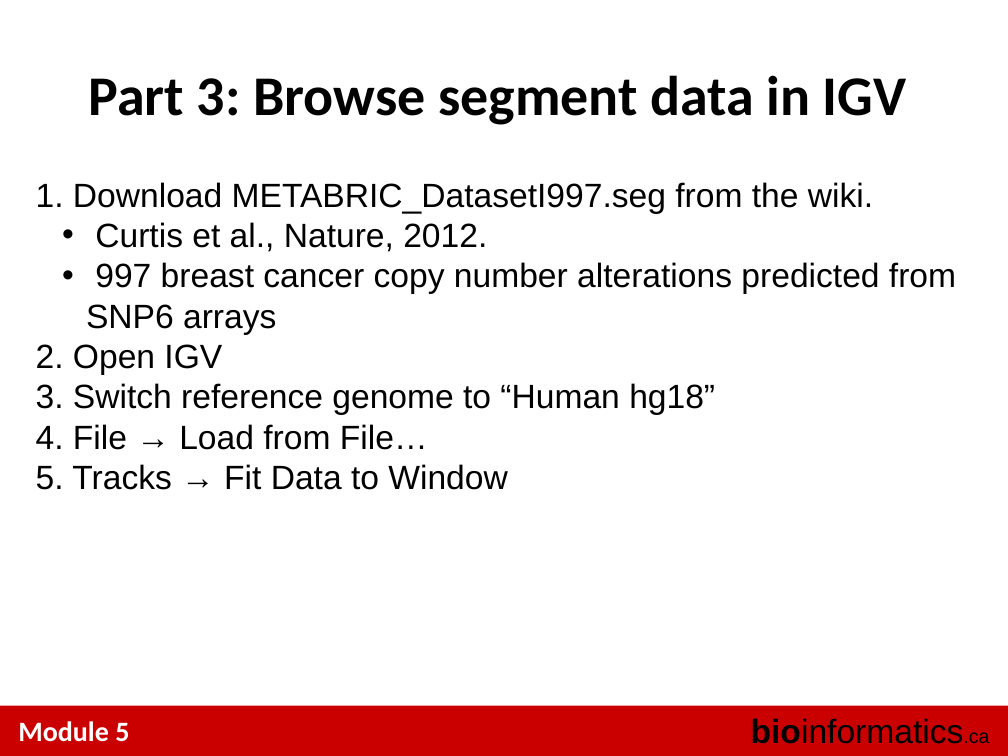
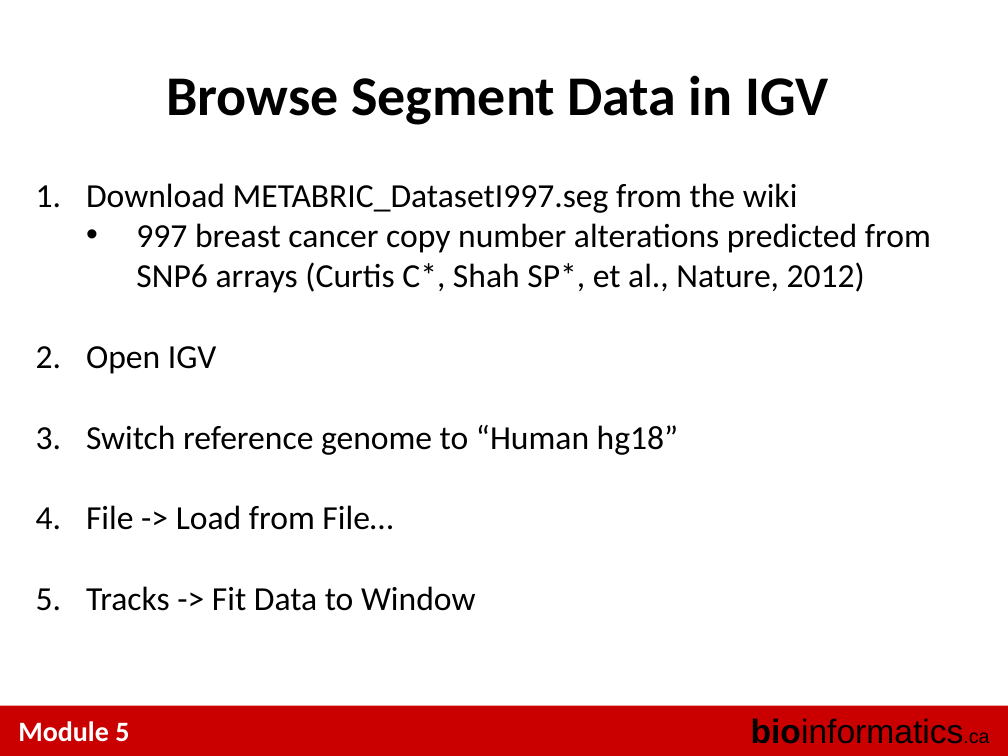
Before and after one commit to tinyheero/BICG-2016, a slide deck: slide 18 of copy_number/content/BiCG_2014_Module5_Lab_shah.ppt (slide 31 before the commit). Drawn at 1008x756 pixels with LibreOffice and Linux fonts; fonts in the diff are those of the drawing. Boxes give left, top, right and bottom in pixels: in the first picture for what was removed or moved away, otherwise in the second. Text is boxed around its words. In the diff, an @@ line names an element or a change of style, - is before the commit and + after.

```diff
--- a/copy_number/content/BiCG_2014_Module5_Lab_shah.ppt
+++ b/copy_number/content/BiCG_2014_Module5_Lab_shah.ppt
@@ text at box(166, 75, 828, 125): text changed @@
-Part 3: Browse segment data in IGV
+Browse Segment Data in IGV
@@ text at box(86, 183, 931, 611): text changed; font Arial to Calibri @@
-1. Download METABRIC_DatasetI997.seg from the wiki.
-  • Curtis et al., Nature, 2012.
-  • 997 breast cancer copy number alterations predicted from SNP6 arrays
-2. Open IGV
-3. Switch reference genome to “Human hg18”
-4. File → Load from File…
-5. Tracks → Fit Data to Window
+1. Download METABRIC_DatasetI997.seg from the wiki
+  • 997 breast cancer copy number alterations predicted from SNP6 arrays (Curtis C*, Shah SP*, et al., Nature, 2012)
+2. Open IGV
+3. Switch reference genome to “Human hg18”
+4. File -> Load from File…
+5. Tracks -> Fit Data to Window
```
Also in this commit, not shown: 13 other slides changed, 5 slides added, 18 slides removed.
